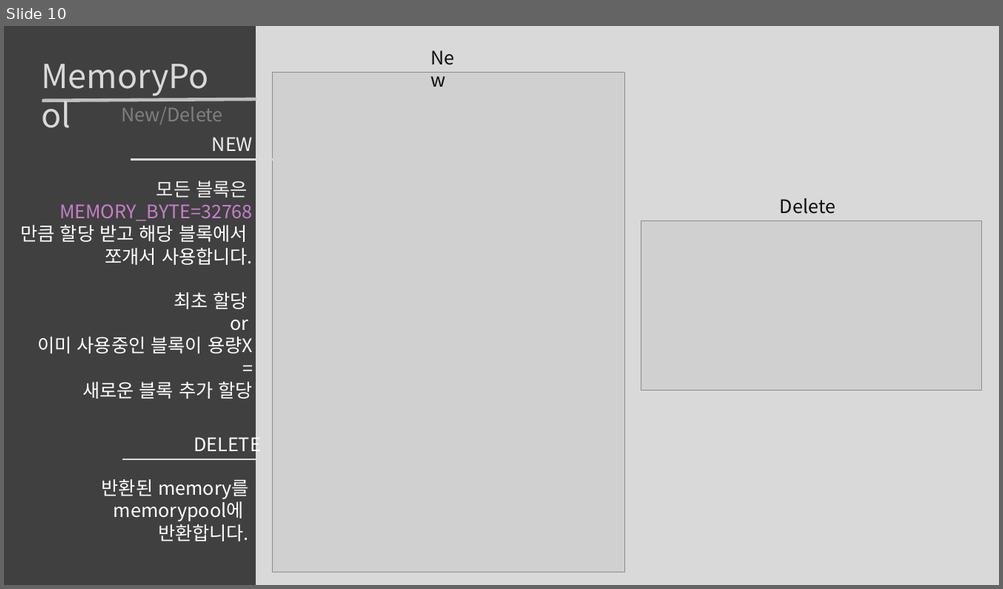
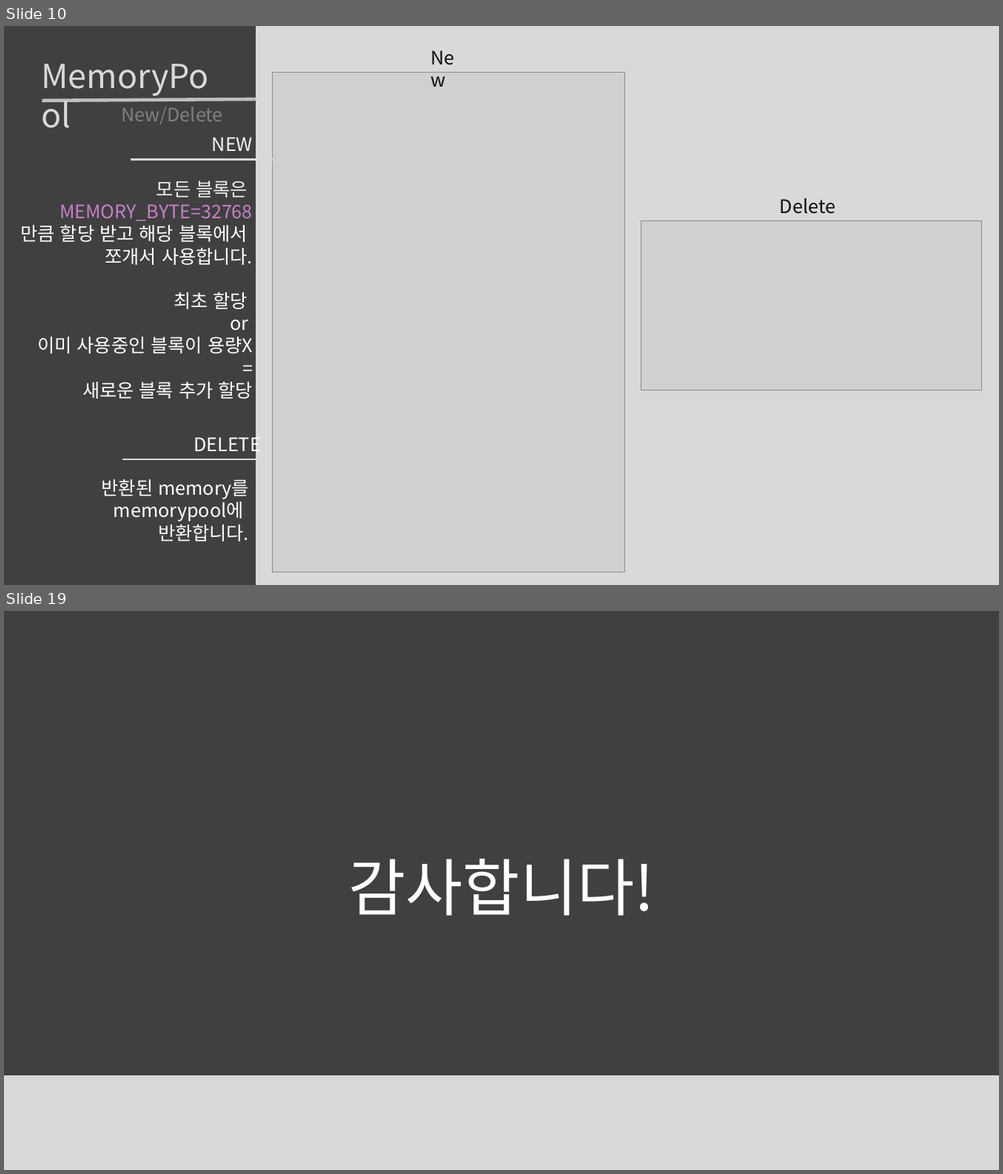
Before and after one commit to roka0105/Team.Yggdrasil_Server, a slide deck: 최예람 포트폴리오.pptx. Shown one above the other, each under a label of ours: slide 10 before the commit, slides 10 and 19 after it; the slides between them are not shown. The pictures are 1003x589 and 1003x1174 pixels, drawn with LibreOffice and Linux fonts; fonts in the diff are those of the drawing; grey boxes stand for pictures. Boxes give left, top, right and bottom in pixels: in the first picture for what was removed or moved away, otherwise in the second. Text is boxed around its words. In the diff, an @@ line names an element or a change of style, - is before the commit and + after.

```diff
--- a/최예람 포트폴리오.pptx
+++ b/최예람 포트폴리오.pptx
@@ slide 19 added at box(4, 611, 999, 1170), background #404040 @@
@@ title added at box(348, 859, 654, 916), 60 pt, text #FFFFFF @@
+감사합니다!
@@ rectangle added at box(4, 1076, 999, 1170), fill #D9D9D9, outline #D9D9D9 1 pt @@
```
Also in this commit, not shown: 3 slides changed, 7 other slides added, 3 other files.
